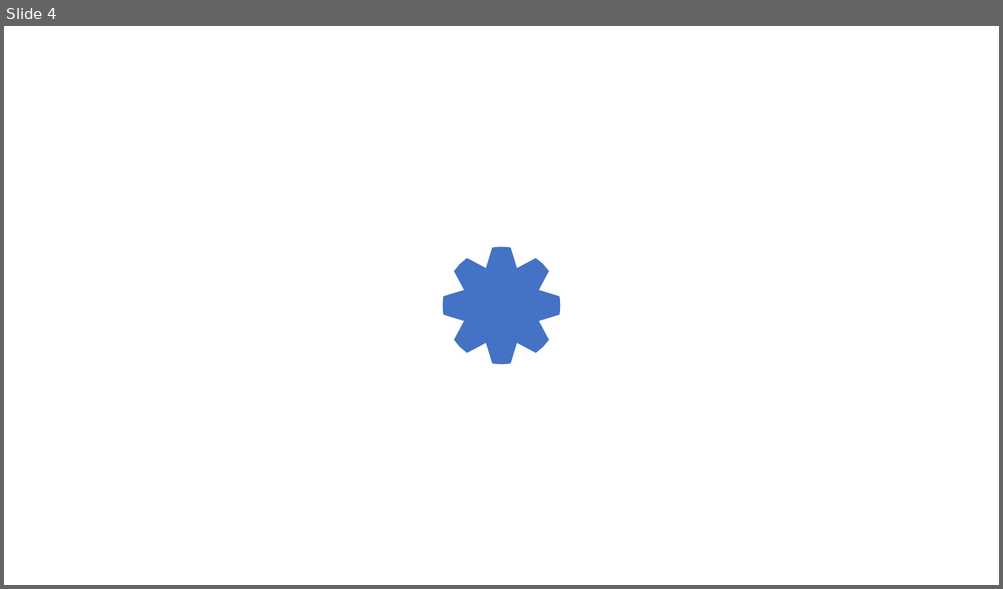
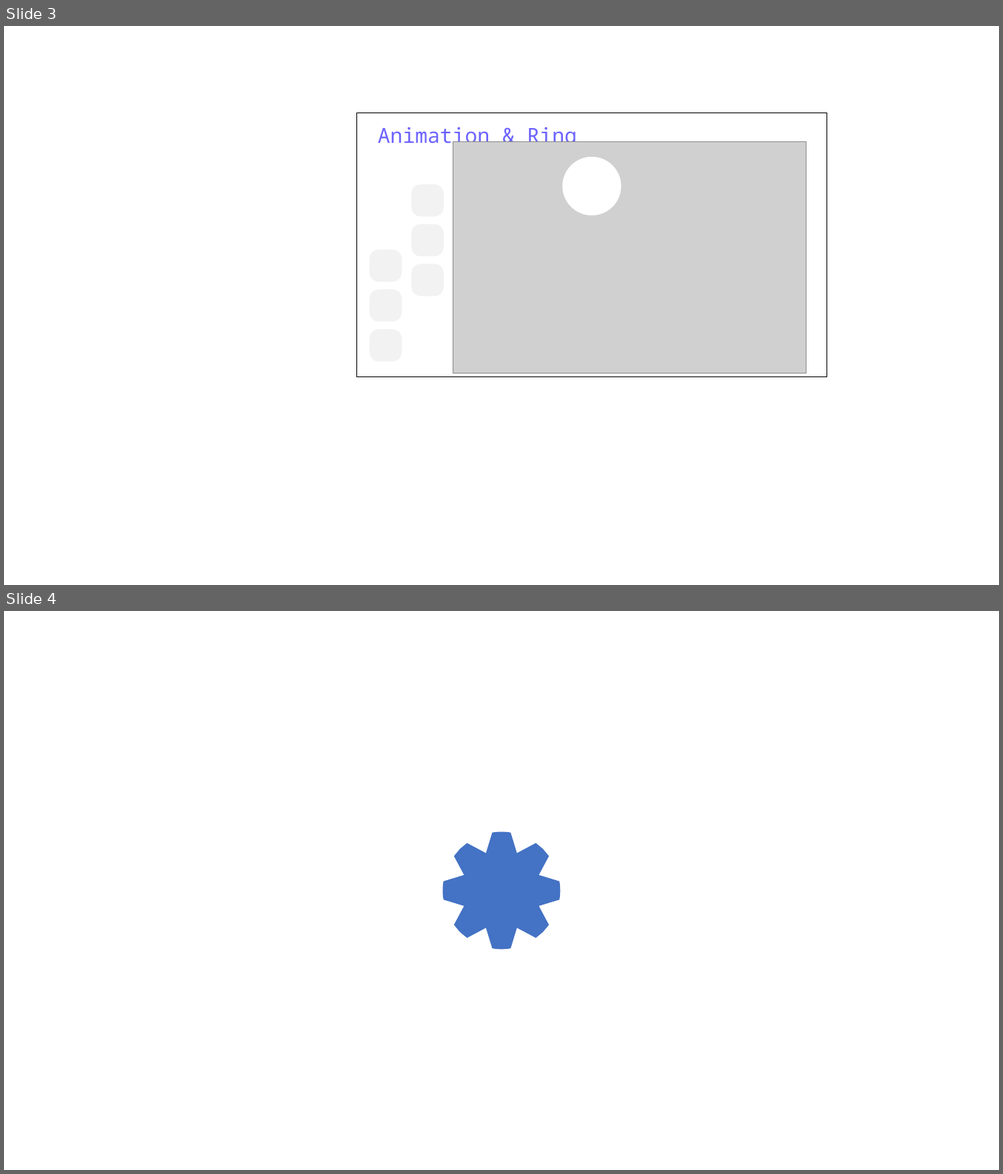
Before and after one commit to glplaman/glplaman.github.io, a slide deck: utils/file/charts.pptx. Shown one above the other, each under a label of ours: slide 4 before the commit, slides 3 and 4 after it. The pictures are 1003x589 and 1003x1174 pixels, drawn with LibreOffice and Linux fonts; fonts in the diff are those of the drawing; grey boxes stand for pictures. Boxes give left, top, right and bottom in pixels: in the first picture for what was removed or moved away, otherwise in the second. Text is boxed around its words. In the diff, an @@ line names an element or a change of style, - is before the commit and + after.

```diff
--- a/utils/file/charts.pptx
+++ b/utils/file/charts.pptx
@@ slide 3 added at bbox=[4, 26, 999, 585], background #FFFFFF @@
@@ rectangle added at bbox=[357, 113, 827, 378], fill #FFFFFF, outline #000000 1 pt @@
@@ text added at bbox=[378, 127, 577, 148], 20 pt, text #6C63FF @@
+Animation & Ring
@@ picture added at bbox=[453, 141, 805, 374] @@
@@ ellipse added at bbox=[562, 156, 621, 215], fill #FFFFFF @@
@@ freeform shape added at bbox=[412, 184, 444, 216], fill #F2F2F2 @@
@@ freeform shape added at bbox=[412, 224, 444, 257], fill #F2F2F2 @@
@@ freeform shape added at bbox=[370, 249, 401, 282], fill #F2F2F2 @@
@@ freeform shape added at bbox=[412, 264, 444, 296], fill #F2F2F2 @@
@@ freeform shape added at bbox=[370, 289, 401, 321], fill #F2F2F2 @@
@@ freeform shape added at bbox=[370, 329, 401, 362], fill #F2F2F2 @@
```
Also in this commit, not shown: 1 slide removed, 40 other files.
